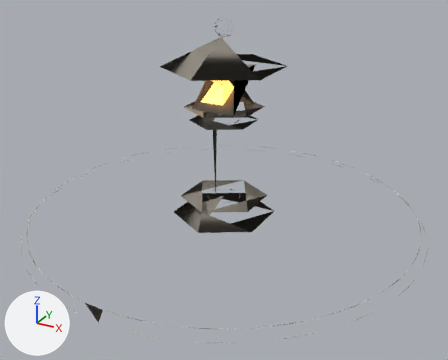
An edit to the glTF model assets/models/scene.glb, drawn before and after from the same camera.
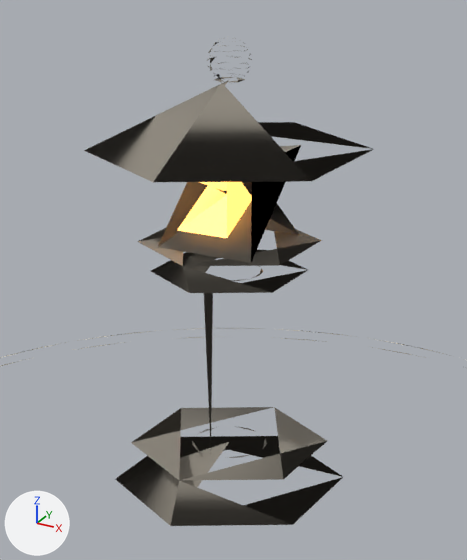
Each version appears first whole from a 50 mm camera at (2.12, -3.86, 2.26) aimed at (0.08, -0.15, 0.4), and next in a close-up on the part from 27% to 73% of the width and 0% to 69% of the height. Arrows for +X, +Y and +Z are at lower left; the lights stay in place. The first two pictures are the older version.

Before the edit, the objects in view are built like this:
```python
mat_material_2 = principled_material('Material_2')
mat_material_2.base_color = (0.888, 0.791, 0.624)  # pale yellow #f2e6cf
mat_material_2.roughness = 0.8
mat_material_2.emission_color = (1.0, 0.456, 0.102)  # orange #ffb45a
mat_material_2.emission_strength = 2.5
me_mesh_0 = bpy.data.meshes.new('Mesh_0')
me_mesh_0.from_pydata(...)  # 432 vertices, 190 faces; spans x -1.55..1.55, y -1.55..1.55, z 0.0..1.57
# faces by material slot: [64, 118, 8]
me_mesh_0.materials.append(mat_material_0)  # grey #b9b2a5
me_mesh_0.materials.append(mat_material_1)  # grey #8d877c
me_mesh_0.materials.append(mat_material_2)  # pale yellow #f2e6cf, glowing orange #ffb45a
ob_scene = bpy.data.objects.new('scene', me_mesh_0)
ob_scene.location = (0.0, 0.0, 0.0)
```
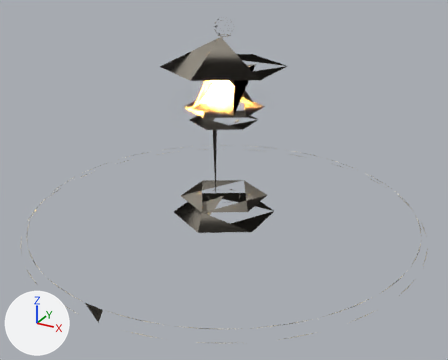
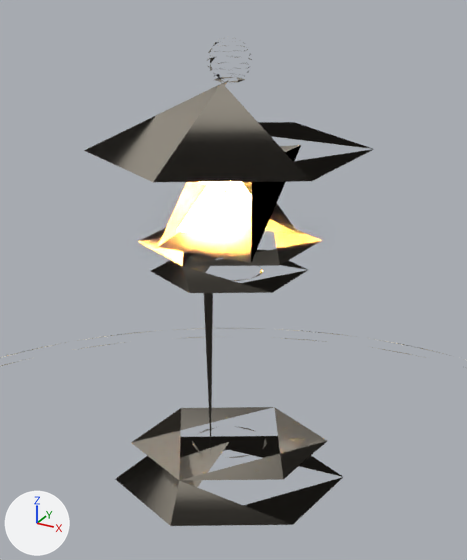
Pixel boxes [x1, y1, x2, y2] of what changed, in the close-ups (467 x 560 px):
```json
{"object": "scene", "change": "surface changed", "before": [137, 177, 322, 475], "after": [137, 177, 322, 475], "on screen": "lighter"}
```

The change, as JSON lines over the scene's bpy script:
```json
{"op": "set", "path": "mat_material_2.emission_strength", "old": "2.5", "new": "250.0"}
```
